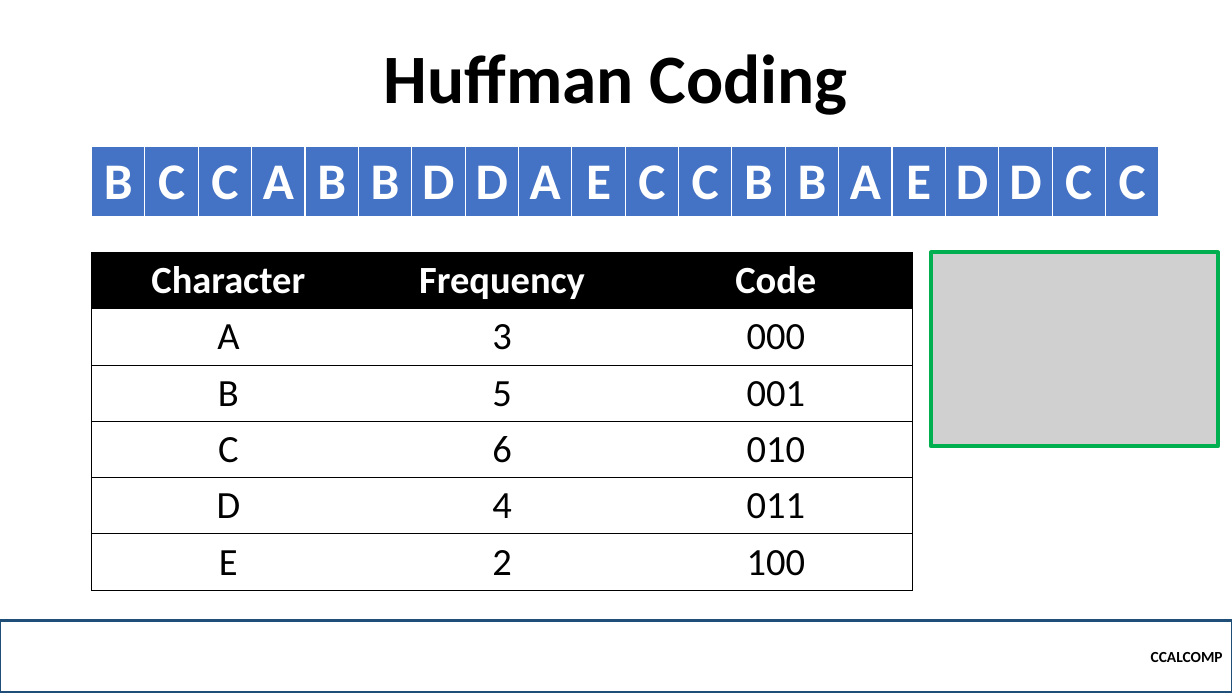
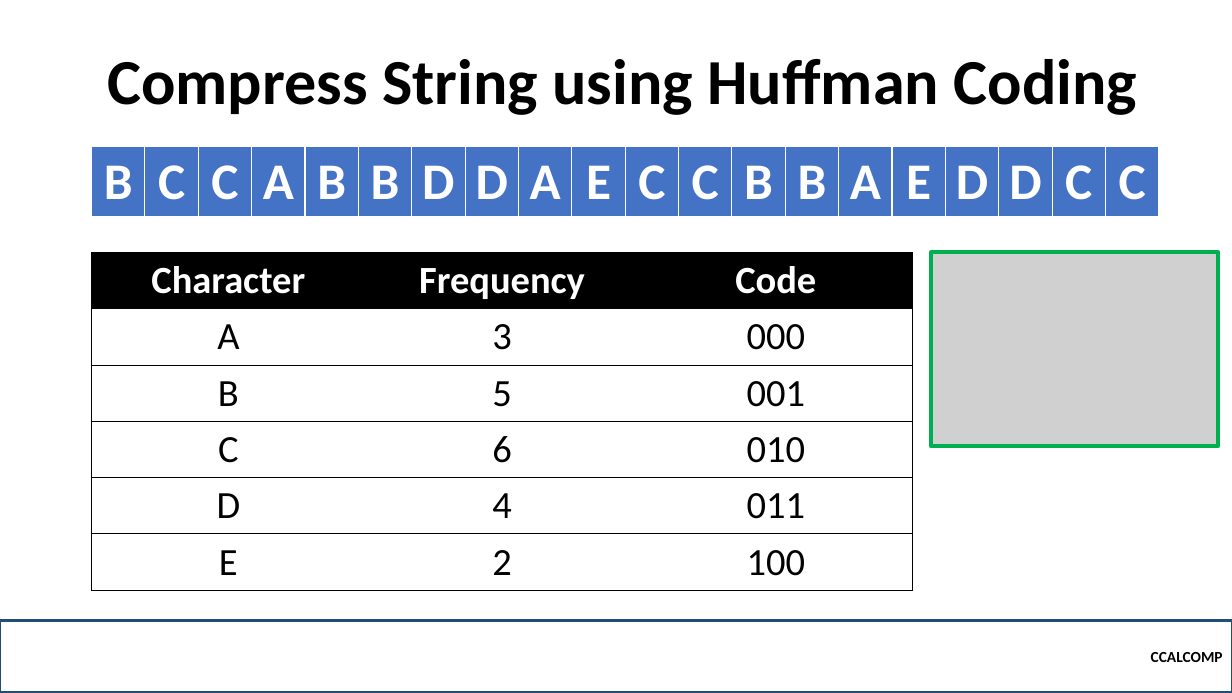
Before and after one commit to robitussin/CCALCOMP, a slide deck: slide 26 of Week 10 - Greedy Algorithms/Greedy Algorirthms.pptx. Drawn at 1232x693 pixels with LibreOffice and Linux fonts; fonts in the diff are those of the drawing; grey boxes stand for pictures; background and template pictures are left out. Boxes give left, top, right and bottom in pixels: in the first picture for what was removed or moved away, otherwise in the second. Text is boxed around its words. In the diff, an @@ line names an element or a change of style, - is before the commit and + after.

```diff
--- a/Week 10 - Greedy Algorithms/Greedy Algorirthms.pptx
+++ b/Week 10 - Greedy Algorithms/Greedy Algorirthms.pptx
@@ title at <box>107,59,1137,115</box>: text changed; size 54 to 50 pt @@
-Huffman Coding
+Compress String using Huffman Coding
```
Also in this commit, not shown: 10 other slides changed, 3 slides added.
